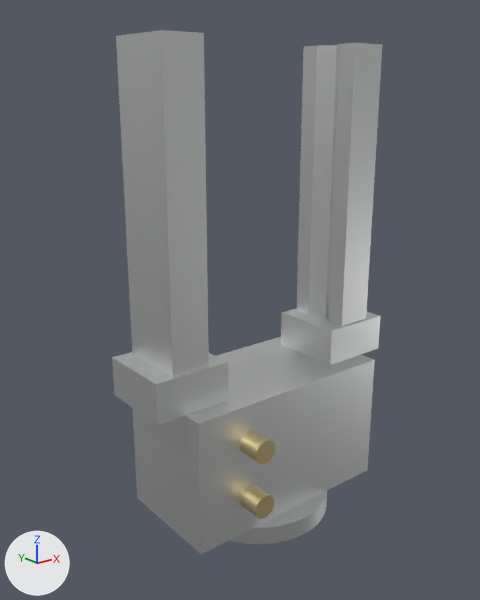
One commit to the glTF model assets/cad/gripper.glb: the scene before it, then after it.
Rendered twice from a 50 mm camera at (-0.214, -0.252, 0.222) aimed at (-0.008, 0.005, 0.12). Lighting does not change. The marker at lower left points along +X, +Y and +Z. The picture after the commit comes second. Where no turn or scale is listed for an object, it has been applied to the vertices. Vertices at exactly the same position are counted once.

The older version as bpy lines, for what is in view:
```python
me_adapter_plate = bpy.data.meshes.new('adapter_plate')
me_adapter_plate.from_pydata(...)  # 494 vertices, 1000 faces; spans x -20480.0..20480.0, y -20480.0..20480.0, z -20480.0..20480.0
me_adapter_plate.materials.append(mat_6061_t6)  # white #e3e5e5
me_finger_l = bpy.data.meshes.new('finger_l')
me_finger_l.from_pydata(...)  # 22 vertices, 40 faces; spans x -0.02..0.02, y -0.02..0.02, z -0.083..0.083
me_finger_l.materials.append(mat_6061_t6_002)  # white #e3e5e5
me_finger_r = bpy.data.meshes.new('finger_r')
me_finger_r.from_pydata(...)  # 22 vertices, 40 faces; spans x -0.02..0.02, y -0.02..0.02, z -0.083..0.083
me_finger_r.materials.append(mat_6061_t6_003)  # white #e3e5e5
me_gripper_body = bpy.data.meshes.new('gripper_body')
me_gripper_body.from_pydata(...)  # a box spanning x -30720.0..30720.0, y -17920.0..17920.0, z -30720.0..30720.0
me_gripper_body.materials.append(mat_6061_t6_001)  # white #e3e5e5
# before: 0 (-30720.0, 17920.0, -30720.0) at pixel (200, 554), 1 (-30720.0, 17920.0, 30720.0) at pixel (137, 498), 2 (30720.0, 17920.0, 30720.0), 3 (30720.0, 17920.0, -30720.0) at pixel (367, 470), 4 (-30720.0, -17920.0, -30720.0) at pixel (198, 423)
# before: 5 (30720.0, -17920.0, -30720.0) at pixel (374, 359), 6 (-30720.0, -17920.0, 30720.0), 7 (30720.0, -17920.0, 30720.0)
ob_adapter_plate = bpy.data.objects.new('adapter_plate', me_adapter_plate)
ob_adapter_plate.parent = ob_nativecad_root
ob_adapter_plate.location = (0.0, -5.0, 0.0)
ob_adapter_plate.scale = (0.00195, 0.000244, 0.00195)
ob_finger_l = bpy.data.objects.new('finger_l', me_finger_l)
ob_finger_l.location = (-0.055, 0.0, 0.1625)
ob_finger_r = bpy.data.objects.new('finger_r', me_finger_r)
ob_finger_r.location = (0.055, 0.0, 0.1625)
ob_gripper_body = bpy.data.objects.new('gripper_body', me_gripper_body)
ob_gripper_body.parent = ob_nativecad_root
ob_gripper_body.location = (0.0, -45.0, 0.0)
ob_gripper_body.scale = (0.00195, 0.00195, 0.000977)
# also in view: 'air_port_close' at (-0.03, -0.036, 0.06); 'air_port_open' at (-0.03, -0.036, 0.03)
```
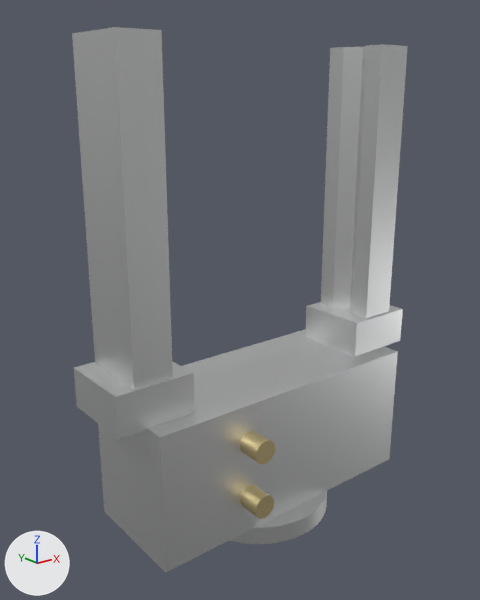
Boxes (x1, y1, x2, y2) around the edits, measured in the pictures (480 x 600 px):
'finger_l', moved
    before: (112, 30, 229, 425)
    after: (72, 27, 195, 439)
'gripper_body', reshaped, rescaled (24% wider, 12% taller)
    before: (133, 337, 375, 554)
    after: (98, 329, 398, 573)
'finger_r', moved
    before: (281, 43, 382, 365)
    after: (305, 44, 408, 356)

Diff of the bpy script that builds the scene:
```diff
--- a/assets/cad/gripper.glb.py
+++ b/assets/cad/gripper.glb.py
@@ me_gripper_body @@
 # used by ob_gripper_body; parent = ob_nativecad_root; location = (0.0, -45.0, 0.0); scale = (0.00195, 0.00195, 0.000977)
-me_gripper_body.from_pydata(...)  # 8 vertices, 12 faces; spans x -30720.0..30720.0, y -17920.0..17920.0, z -30720.0..30720.0
+me_gripper_body.from_pydata(...)  # 8 vertices, 12 faces; spans x -20480.0..20480.0, y -17920.0..17920.0, z -30720.0..30720.0
+# me_gripper_body part 1
+for i in [2, 3, 5, 7]: me_gripper_body.vertices[i].co += Vector((-10240.0, 0.0, 0.0))
+for i in [0, 1, 4, 6]: me_gripper_body.vertices[i].co += Vector((10240.0, 0.0, 0.0))
 me_gripper_body.materials.append(mat_6061_t6_001)
@@ ob_gripper_body @@
 ob_gripper_body.location = (0.0, -45.0, 0.0)
-ob_gripper_body.scale = (0.00195, 0.00195, 0.000977)
+ob_gripper_body.scale = (0.00391, 0.00195, 0.000977)
@@ ob_finger_l @@
 ob_finger_l = bpy.data.objects.new('finger_l', me_finger_l)
-ob_finger_l.location = (-0.055, 0.0, 0.1625)
+ob_finger_l.location = (-0.075, 0.0, 0.1625)
@@ ob_finger_r @@
 ob_finger_r = bpy.data.objects.new('finger_r', me_finger_r)
-ob_finger_r.location = (0.055, 0.0, 0.1625)
+ob_finger_r.location = (0.075, 0.0, 0.1625)
```
